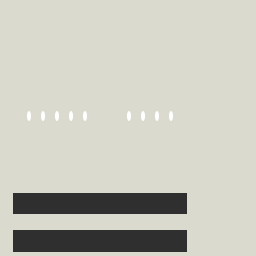
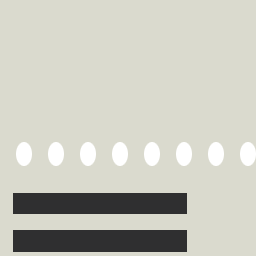
Layers edited between the first and the second (256, 256) image:
painted on "Calque" over [16,111,256,166]
